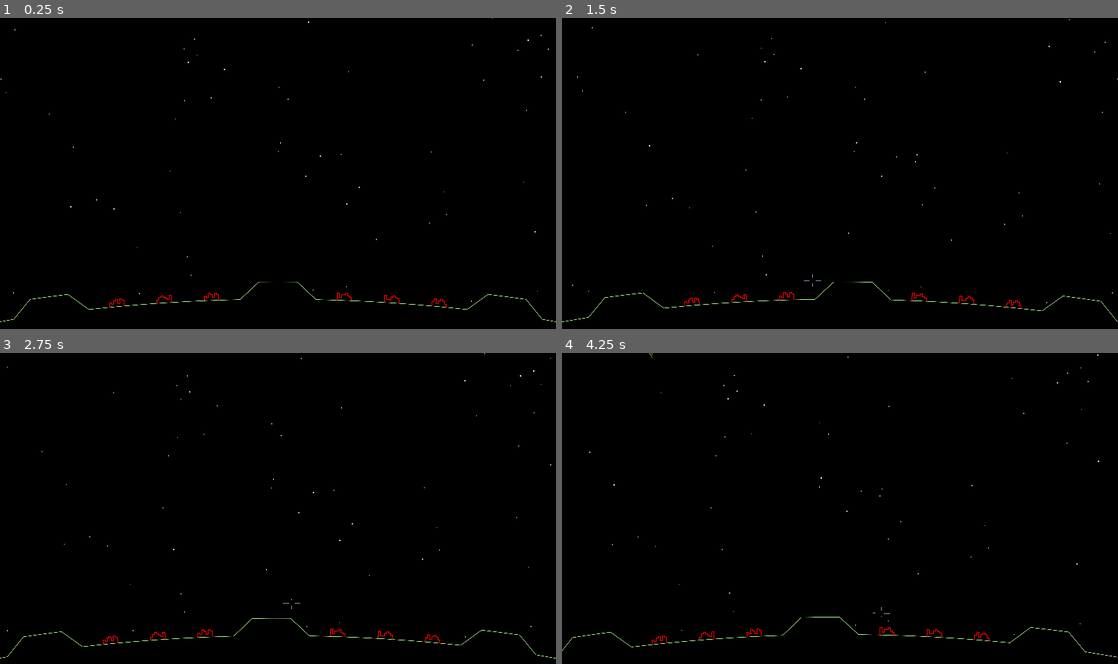
Above: before the commit, frames 1-4 (two rows, left to right).
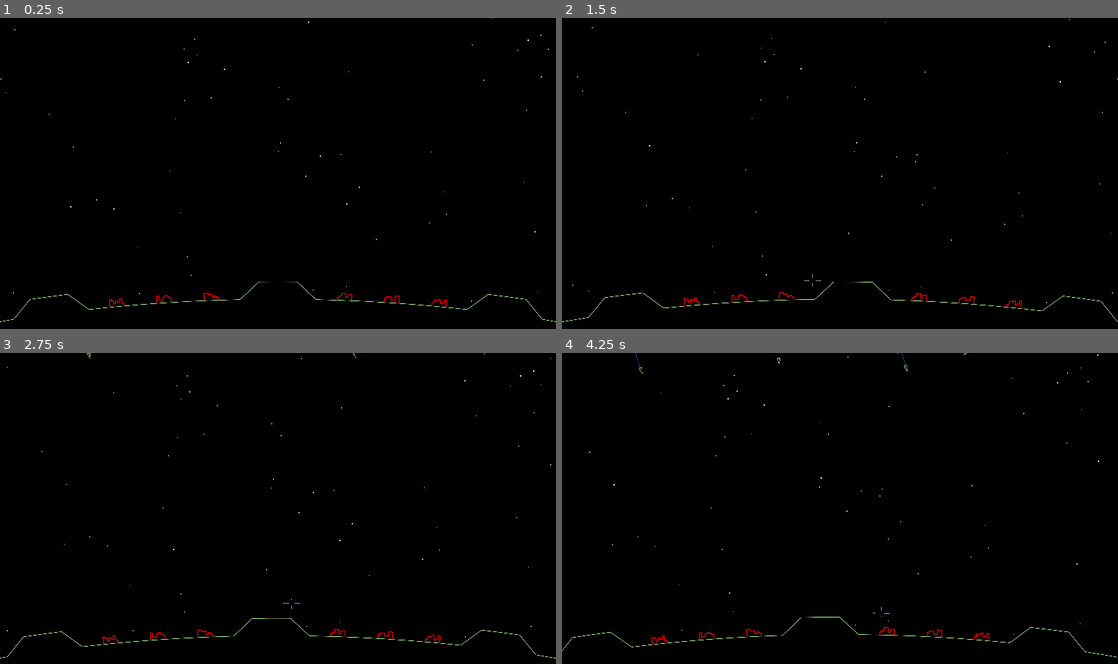
Above: after the commit, the same moments.

Repository: tartley/missile-commander
Game: Godot game, scene res://main.tscn
Two runs of this game, one before a commit and one after it. Both use one fixed random seed, a clock stepped at 60 frames per second and the inputs below.
Inputs (mouse positions are in pixels of both pictures, inside the frame that each line leads up to):
- Up to frame 1 (0.25 s): no input
- Up to frame 2 (1.5 s): tap Enter at 0.5 s; move the mouse to (867, 173) at 0.52 s; tap Space at 1.25 s; move the mouse to (812, 176) at 1.27 s
- Up to frame 3 (2.75 s): tap Enter at 2 s; move the mouse to (289, 502) at 2.02 s
- Up to frame 4 (4.25 s): tap Space at 2.75 s; move the mouse to (834, 514) at 2.77 s; tap Enter at 3.5 s; move the mouse to (878, 511) at 3.52 s

The runs differ from the first frame. In frame 1, 0.1% of the frame differs, in the area x 19-81%, y 88-93%; in frame 2, 0.1%; in frame 3, 0.1%; in frame 4, 0.2%, in the area x 13-77%, y 0-93%.

Commit message:
Rework how city gets redrawn on being destroyed
nice side effect: The ruins are regenerated each time
it gets destroyed. Can we make this even better by
decaying the existing shape each time?

Diff:
--- a/city.gd
+++ b/city.gd
@@ -3,7 +3,18 @@
 const COLUMNS := 7
 const SIZE := 100.0
 
-var destroyed: bool = false
+var verts:Array[Vector2]
+var color:Color
+var destroyed: bool:
+    set(value):
+        if value:
+            self.verts = get_destroyed_verts()
+            self.color = Color(.4, .4, .4)
+        else:
+            self.verts = get_regular_verts()
+            self.color = Color.RED
+        destroyed = value
+        self.queue_redraw()
 
 func get_regular_verts():
     var retval: Array[Vector2] = []
@@ -26,13 +37,8 @@
     retval.append(Vector2(+SIZE/2.0, 0))
     return retval
 
+func _init():
+    self.destroyed = false
+
 func _draw():
-    var verts:Array[Vector2]
-    var color:Color
-    if self.destroyed:
-        verts = get_destroyed_verts()
-        color = Color(.4, .4, .4)
-    else:
-        verts = get_regular_verts()
-        color = Color.RED
-    draw_polyline(verts, color, 4.0, true)
+    draw_polyline(self.verts, self.color, 4.0, true)
--- a/ground.gd
+++ b/ground.gd
@@ -113,4 +113,3 @@
     for city in cities:
         if strike_position.distance_squared_to(city.position) < 1000:
             city.destroyed = true
-            city.queue_redraw()
--- a/main.gd
+++ b/main.gd
@@ -10,16 +10,16 @@
 
 func launch_missile():
     var missile = Missile.instantiate()
-    var start := Vector2(randf_range(-2000, +2000), randf_range(14500, 30000))
+    var start := Vector2(randf_range(-2000, +2000), randf_range(14100, 20000))
     var targets:Array[Vector2] = positions($World/Ground.cities) + $World/Ground.gaps
     var destination:Vector2 = targets.pick_random()
-    var speed := randf_range(50, 300)
+    var speed := randf_range(50, 100)
     missile.launch(start, destination, speed)
     $World.add_child(missile)
     missile.missile_strike.connect($World/Ground.on_missile_strike)
 
 func begin_level():
-    for _i in range(50):
+    for _i in range(200):
         launch_missile()
 
 func _ready() -> void:
Not shown, changed: README.md
